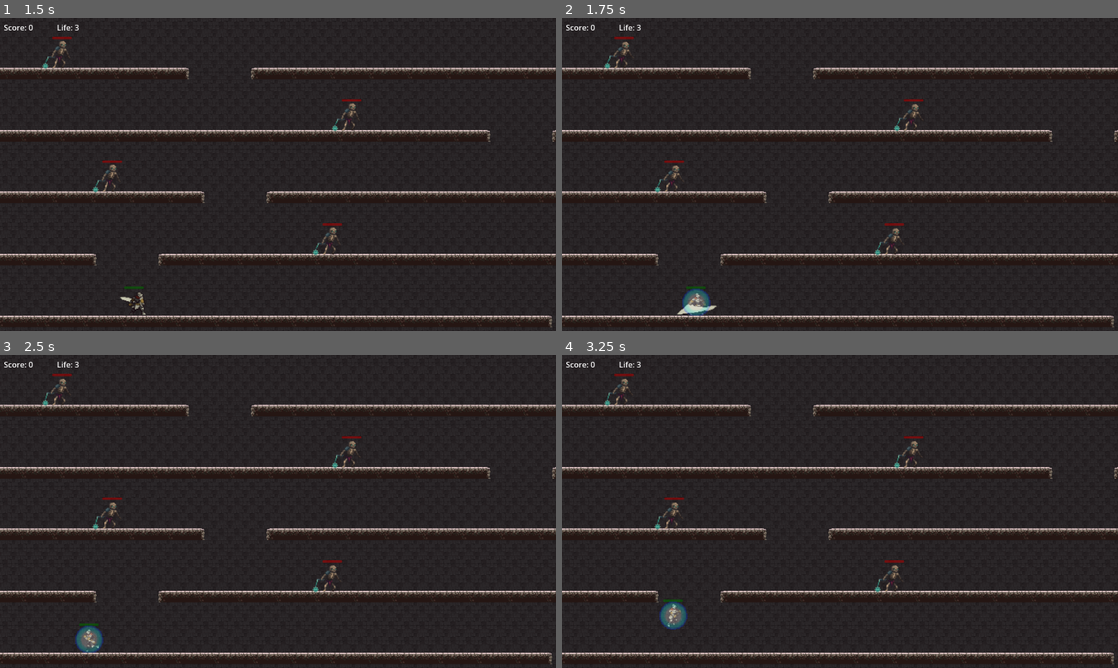
Above: before the commit, frames 1-4 (two rows, left to right).
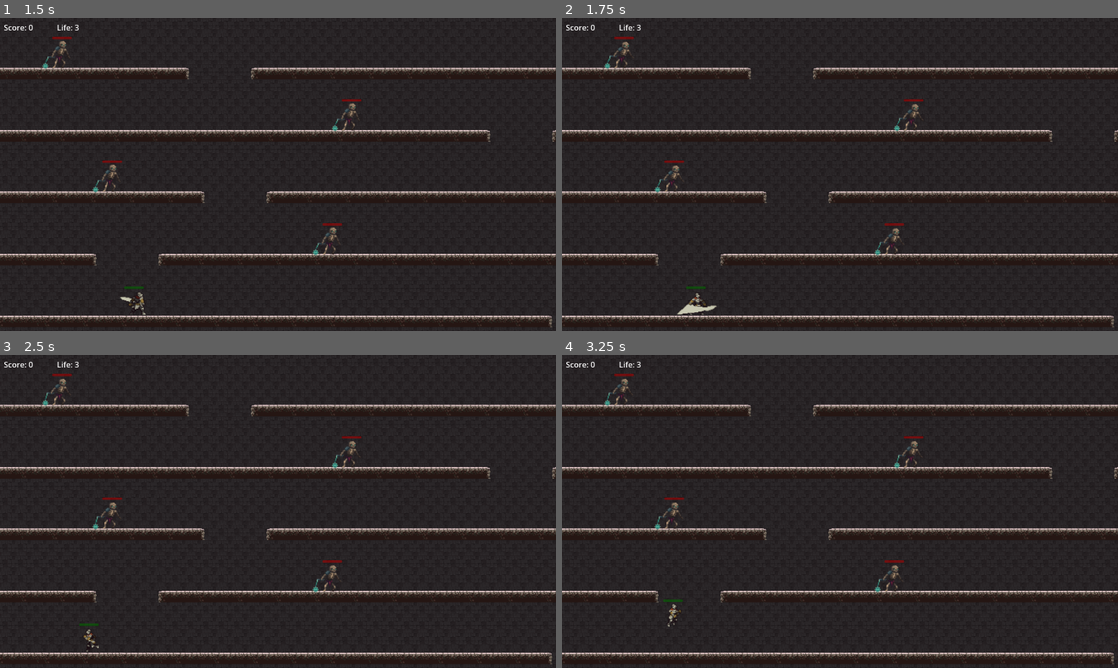
Above: after the commit, the same moments.

Repository: pengpa0012/godot-2d-jump-platformer
Game: Godot game, scene res://scene/world.tscn
Two runs of this game, one before a commit and one after it. Both use one fixed random seed, a clock stepped at 60 frames per second and the inputs below.
Inputs:
- Up to frame 1 (1.5 s): tap Enter (ui_accept) at 0.5, 0.77 s; hold Right (ui_right) from 0.53 s (still down); tap E (shield) at 0.6 s; tap K (attack) at 1.35 s
- Up to frame 2 (1.75 s): keep holding Right (ui_right); tap Enter (ui_accept) at 1.52 s; tap E (shield) at 1.55 s
- Up to frame 3 (2.5 s): release Right (ui_right) at 2.03 s; hold Left (ui_left) from 2.03 s (still down); tap Ctrl (crouch) at 2.1 s; tap E (shield) at 2.3 s
- Up to frame 4 (3.25 s): release Left (ui_left) at 2.78 s; hold Right (ui_right) from 2.78 s (still down); tap L (roll) at 2.85 s; tap Enter (ui_accept) at 3.02 s; tap E (shield) at 3.05 s

Frame 1 is identical in both runs. In frame 2, 0.3% of the frame differs, in the area x 21-27%, y 86-96%; in frame 3, 0.4%; in frame 4, 0.4%, in the area x 17-23%, y 78-88%.

Commit message:
added shield interval

Diff:
--- a/scene/player.tscn
+++ b/scene/player.tscn
@@ -658,6 +658,10 @@
 position = Vector2(0, 20.1942)
 shape = SubResource("CircleShape2D_wecht")
 
+[node name="Timer" type="Timer" parent="."]
+wait_time = 5.0
+
 [connection signal="animation_finished" from="AnimatedSprite2D" to="." method="_on_animated_sprite_2d_animation_finished"]
 [connection signal="area_shape_entered" from="Hurtbox" to="." method="_on_hurtbox_area_shape_entered"]
 [connection signal="body_entered" from="Hurtbox" to="." method="_on_hurtbox_body_entered"]
+[connection signal="timeout" from="Timer" to="." method="_on_timer_timeout"]
--- a/script/player.gd
+++ b/script/player.gd
@@ -22,6 +22,7 @@
 var isCrouching = false
 var isCrouchAttack = false
 var isShield = false
+var canShield = true
 
 func _physics_process(delta):
 #	for area in hurtBoxDetector.get_overlapping_areas():
@@ -176,7 +177,15 @@
 	if Input.is_action_just_released("crouch"):
 		isCrouching = false
 
-	if Input.is_action_just_pressed("shield"):
+	if Input.is_action_just_pressed("shield") and canShield:
 		isShield = true
+		$Timer.start()
+		canShield = false
 		await get_tree().create_timer(.5).timeout
 		isShield = false
+
+
+
+func _on_timer_timeout():
+	print("ye")
+	canShield = true
--- a/script/world.gd
+++ b/script/world.gd
@@ -11,11 +11,11 @@
 func _process(_delta):
 	scoreLabel.text = "Score: {score}".format({"score": GLOBAL.SCORE})
 	lifeLabel.text = "Life: {life}".format({"life": GLOBAL.LIFE})
-	print(GLOBAL.ENEMY_KILLED * GLOBAL.ENEMY_MULTIPLIER)
-	if enemiesCount.get_child_count() <= 1:
-		for i in range(GLOBAL.ENEMY_KILLED * GLOBAL.ENEMY_MULTIPLIER):
+	print(display_size.y, "   ", player.position.y - 130)
+	if enemiesCount.get_child_count() <= 3:
+		for i in range(GLOBAL.ENEMY_KILLED * 10):
 			var newEnemy = enemy.instantiate()
-			newEnemy.position.y = player.position.y - 130
+			newEnemy.position.y = randf_range(player.position.y - 130, player.position.y + -display_size.y)
 			newEnemy.position.x = randf_range(0, player.position.x)
 			enemiesCount.add_child(newEnemy)
 
